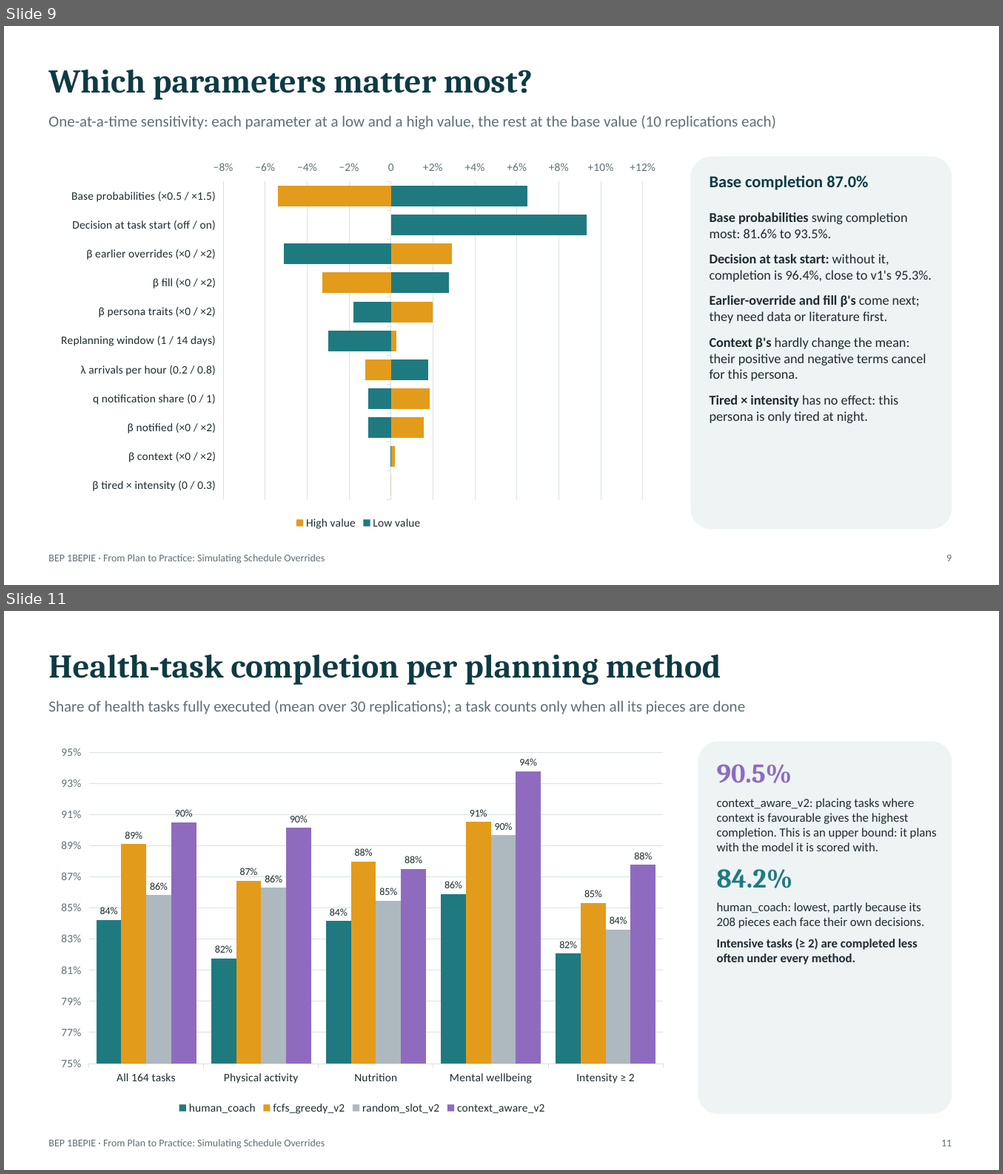
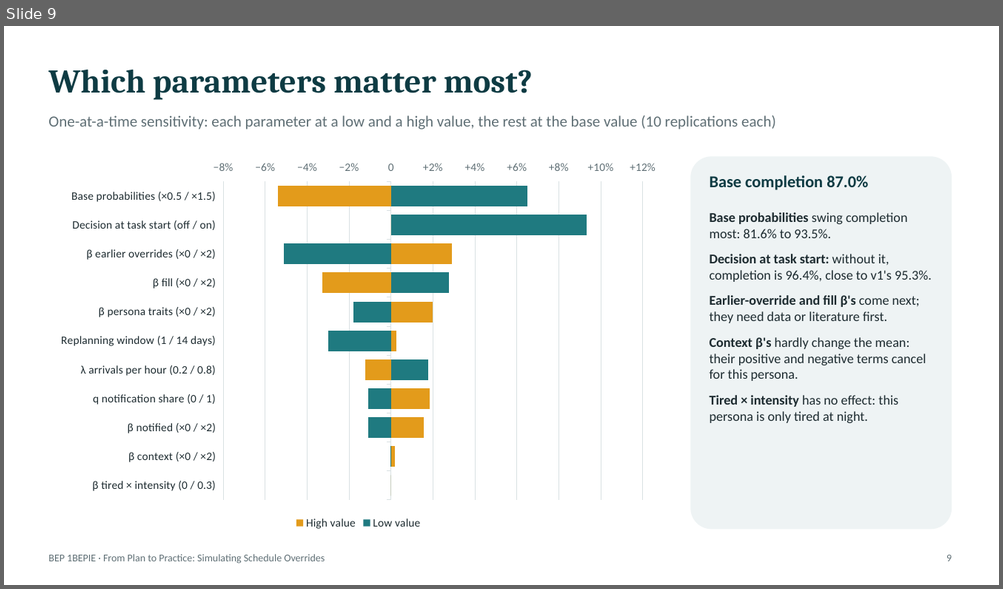
Before and after one commit to GijsvanBerloIndustrialEngineer/BEP-schedule-override-simulation, a slide deck: docs/Plan_vs_Executed_v2.pptx. Shown one above the other, each under a label of ours: slides 9 and 11 before the commit, slide 9 after it; the slides between them are not shown. The pictures are 1003x1174 and 1003x589 pixels, drawn with LibreOffice and Linux fonts; fonts in the diff are those of the drawing. Boxes give left, top, right and bottom in pixels: in the first picture for what was removed or moved away, otherwise in the second. Text is boxed around its words. In the diff, an @@ line names an element or a change of style, - is before the commit and + after.

```diff
--- a/docs/Plan_vs_Executed_v2.pptx
+++ b/docs/Plan_vs_Executed_v2.pptx
@@ slide 11 removed at [4, 611, 999, 1170], background #FFFFFF @@
@@ text removed at [48, 654, 720, 685] @@
-Health-task completion per planning method
@@ text removed at [48, 701, 745, 715] @@
-Share of health tasks fully executed (mean over 30 replications); a task counts only when all its pieces are done
@@ column chart removed at [48, 738, 675, 1119] @@
-categories: All 164 tasks, Physical activity, Nutrition, Mental wellbeing, Intensity ≥ 2
-human_coach: 0.84, 0.82, 0.84, 0.86, 0.82
-fcfs_greedy_v2: 0.89, 0.87, 0.88, 0.91, 0.85
-random_slot_v2: 0.86, 0.86, 0.85, 0.9, 0.84
-context_aware_v2: 0.9, 0.9, 0.88, 0.94, 0.88
@@ rounded rectangle removed at [698, 741, 951, 1115] @@
@@ text removed at [717, 764, 936, 965] @@
-90.5%
-context_aware_v2: placing tasks where context is favourable gives the highest completion. This is an upper bound: it plans with the model it is scored with.
-84.2%
-human_coach: lowest, partly because its 208 pieces each face their own decisions.
-Intensive tasks (≥ 2) are completed less often under every method.
@@ text removed at [48, 1139, 324, 1149] @@
-BEP 1BEPIE · From Plan to Practice: Simulating Schedule Overrides
@@ text removed at [941, 1140, 951, 1147] @@
-11
```
Also in this commit, not shown: 2 slides changed, 1 other slide removed, 3 other files.
